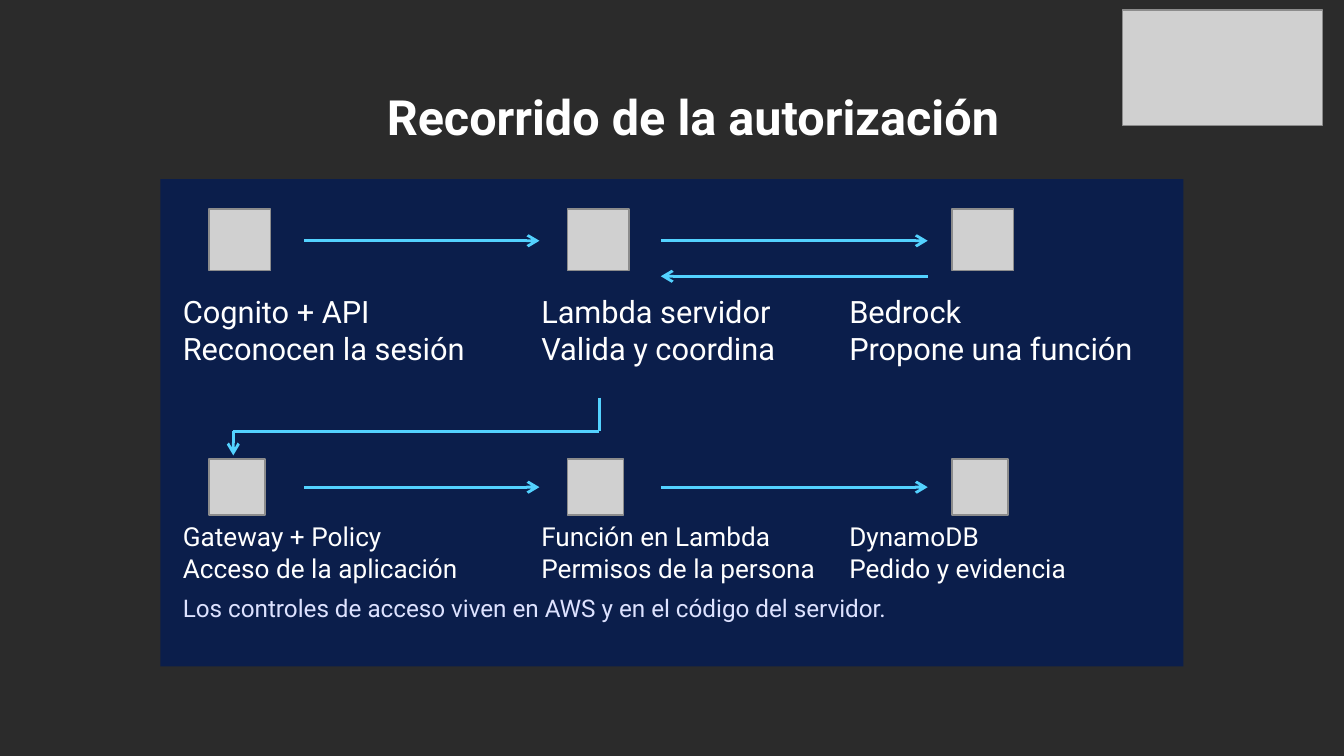
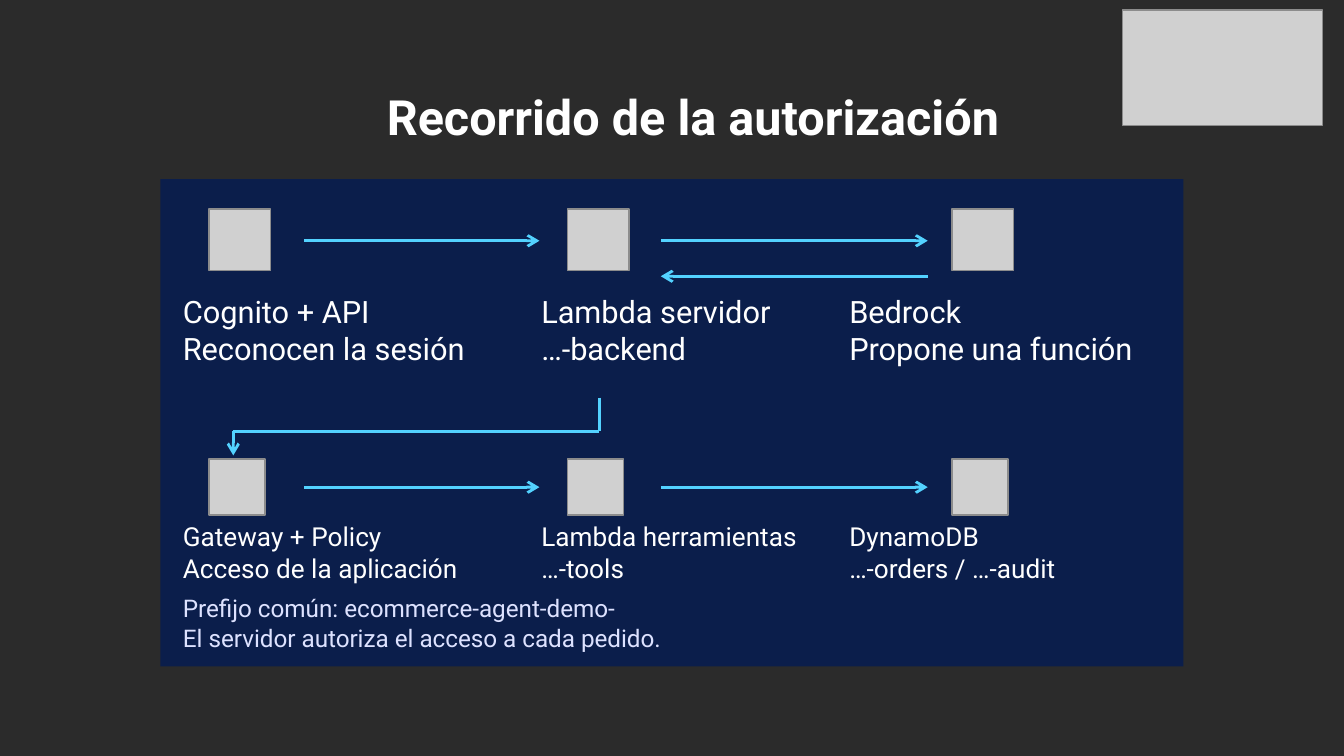
Before and after one commit to dannyfriz/aws-ecommerce-agent-demo, a slide deck: slide 7 of docs/presentaciones/Danny_Friz_SCD_2026_arquitectura_IA.pptx. Drawn at 1344x756 pixels with LibreOffice and Linux fonts; fonts in the diff are those of the drawing; grey boxes stand for pictures; background and template pictures are left out; a plain dark background stands for a picture behind light text. Boxes give left, top, right and bottom in pixels: in the first picture for what was removed or moved away, otherwise in the second. Text is boxed around its words. In the diff, an @@ line names an element or a change of style, - is before the commit and + after.

```diff
--- a/docs/presentaciones/Danny_Friz_SCD_2026_arquitectura_IA.pptx
+++ b/docs/presentaciones/Danny_Friz_SCD_2026_arquitectura_IA.pptx
@@ text at (541, 337, 686, 361): text changed @@
-Valida y coordina
+…-backend
@@ text at (541, 526, 797, 579): text changed @@
-Función en Lambda
-Permisos de la persona
+Lambda herramientas
+…-tools
@@ text at (849, 558, 1055, 579): text changed @@
-Pedido y evidencia
+…-orders / …-audit
@@ text at (183, 598, 661, 652): text changed @@
-Los controles de acceso viven en AWS y en el código del servidor.
+Prefijo común: ecommerce-agent-demo-
+El servidor autoriza el acceso a cada pedido.
```
Also in this commit, not shown: 3 other slides changed, 1 slide added, 1 slide removed, 7 other files.
